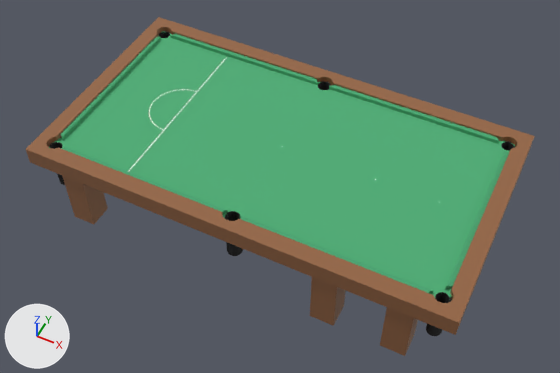
The OBJ model UnityProject/Assets/Resources/Models/table.obj as it was, and as the next commit left it.
Rendered twice from a camera (50 mm lens) standing at (2.16, -4.36, 4.91) and looking at (0.03, -0.1, -0.42). Arrows for +X, +Y and +Z are at lower left; the lights stay in place. The first picture is the older version. Where no turn or scale is listed for an object, it has been applied to the vertices.

Objects in the first picture: 'Cloth_Bed', 'Cushion_BotA', 'Cushion_BotB', 'Cushion_Left', 'Cushion_Right', 'Cushion_TopA', 'Cushion_TopB', 'Frame', 'Leg_0', 'Leg_2', 'Leg_4' and 8 more.
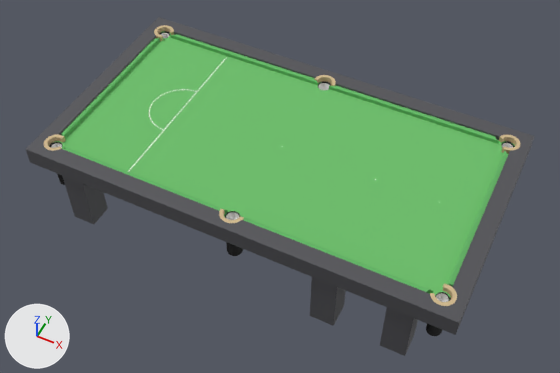
What differs and where, as boxes [x1, y1, x2, y2] in the pictures (560 x 373 px):
'Cloth_Bed', recoloured
    both: [54, 31, 515, 298]
'Frame', recoloured
    both: [26, 17, 534, 335]
'Leg_0', recoloured (brown to dark grey)
    both: [62, 176, 108, 224]
'Leg_2', recoloured (brown to dark grey)
    both: [310, 277, 346, 326]
'Leg_4', recoloured (brown to dark grey)
    both: [380, 307, 418, 356]
'Cushion_TopA', recoloured
    both: [329, 85, 499, 144]
'Cushion_TopB', recoloured
    both: [170, 34, 318, 85]
'Cushion_Right', recoloured
    both: [447, 151, 509, 287]
'Cushion_Left', recoloured
    both: [61, 38, 160, 138]
'Cushion_BotA', recoloured
    both: [240, 215, 433, 293]
'Cushion_BotB', recoloured
    both: [63, 146, 228, 213]
'JawPlate_Corner_1', added
    after: [430, 284, 457, 306]
'JawPlate_Corner_0', added
    after: [498, 134, 520, 154]
'JawPlate_Corner_3', added
    after: [44, 135, 66, 151]
'JawPlate_Corner_2', added
    after: [154, 25, 174, 41]
'JawPlate_Center_0', added
    after: [314, 75, 336, 86]
'JawPlate_Center_1', added
    after: [219, 209, 244, 223]
'Net_1', added
    after: [436, 293, 449, 302]
'Net_5', added
    after: [226, 212, 239, 220]
'Net_4', added
    after: [319, 83, 330, 90]
'Net_3', added (mostly hidden)
    after: [51, 143, 62, 148]
'Net_0', added (mostly hidden)
    after: [502, 143, 513, 148]
'Net_2', added
    after: [160, 33, 169, 38]

The change, as a diff of the scene's bpy script:
```diff
--- a/UnityProject/Assets/Resources/Models/table.obj.py
+++ b/UnityProject/Assets/Resources/Models/table.obj.py
@@ mat_cloth @@
 mat_cloth = principled_material('Cloth')
-mat_cloth.base_color = (0.075, 0.42, 0.18)  # green #4dad76
+mat_cloth.base_color = (0.15, 0.52, 0.145)  # green #6cbf6a
 mat_cloth.roughness = 0.95
@@ mat_cushion @@
 mat_cushion = principled_material('Cushion')
-mat_cushion.base_color = (0.065, 0.38, 0.165)  # green #48a671
+mat_cushion.base_color = (0.13, 0.48, 0.135)  # green #65b867
 mat_cushion.roughness = 0.9
@@ mat_wood @@
 mat_wood = principled_material('Wood')
-mat_wood.base_color = (0.3, 0.13, 0.055)  # brown #956542
+mat_wood.base_color = (0.085, 0.085, 0.095)  # dark grey #525257
 mat_wood.roughness = 0.35
@@ ob_net_5 @@
+ob_net_5 = bpy.data.objects.new('Net_5', me_net_5)  # 121 vertices, 120 faces; spans x -0.055..0.055, y -0.962..-0.852, z -0.108..-0.006; in mat_net (white #f7f7f5)
+ob_net_5.location = (0.0, 0.0, 0.0)
@@ ob_net_4 @@
+ob_net_4 = bpy.data.objects.new('Net_4', me_net_4)  # 121 vertices, 120 faces; spans x -0.055..0.055, y 0.852..0.962, z -0.108..-0.006; in mat_net (white #f7f7f5)
+ob_net_4.location = (0.0, 0.0, 0.0)
@@ ob_net_3 @@
+ob_net_3 = bpy.data.objects.new('Net_3', me_net_3)  # 121 vertices, 120 faces; spans x -1.8405..-1.7445, y -0.945..-0.849, z -0.108..-0.006; in mat_net (white #f7f7f5)
+ob_net_3.location = (0.0, 0.0, 0.0)
@@ ob_net_2 @@
+ob_net_2 = bpy.data.objects.new('Net_2', me_net_2)  # 121 vertices, 120 faces; spans x -1.8405..-1.7445, y 0.849..0.945, z -0.108..-0.006; in mat_net (white #f7f7f5)
+ob_net_2.location = (0.0, 0.0, 0.0)
@@ ob_net_1 @@
+ob_net_1 = bpy.data.objects.new('Net_1', me_net_1)  # 121 vertices, 120 faces; spans x 1.7445..1.8405, y -0.945..-0.849, z -0.108..-0.006; in mat_net (white #f7f7f5)
+ob_net_1.location = (0.0, 0.0, 0.0)
@@ ob_net_0 @@
+ob_net_0 = bpy.data.objects.new('Net_0', me_net_0)  # 121 vertices, 120 faces; spans x 1.7445..1.8405, y 0.849..0.945, z -0.108..-0.006; in mat_net (white #f7f7f5)
+ob_net_0.location = (0.0, 0.0, 0.0)
@@ ob_jawplate_corner_3 @@
+ob_jawplate_corner_3 = bpy.data.objects.new('JawPlate_Corner_3', me_jawplate_corner_3)  # 228 vertices, 171 faces; spans x -1.892..-1.698, y -0.997..-0.797, z -0.055..0.049; in mat_leather (beige #ceb68b)
+ob_jawplate_corner_3.location = (0.0, 0.0, 0.0)
@@ ob_jawplate_corner_2 @@
+ob_jawplate_corner_2 = bpy.data.objects.new('JawPlate_Corner_2', me_jawplate_corner_2)  # 228 vertices, 171 faces; spans x -1.892..-1.698, y 0.797..0.997, z -0.055..0.049; in mat_leather (beige #ceb68b)
+ob_jawplate_corner_2.location = (0.0, 0.0, 0.0)
@@ ob_jawplate_corner_1 @@
+ob_jawplate_corner_1 = bpy.data.objects.new('JawPlate_Corner_1', me_jawplate_corner_1)  # 228 vertices, 171 faces; spans x 1.698..1.892, y -0.997..-0.797, z -0.055..0.049; in mat_leather (beige #ceb68b)
+ob_jawplate_corner_1.location = (0.0, 0.0, 0.0)
@@ ob_jawplate_corner_0 @@
+ob_jawplate_corner_0 = bpy.data.objects.new('JawPlate_Corner_0', me_jawplate_corner_0)  # 228 vertices, 171 faces; spans x 1.698..1.892, y 0.797..0.997, z -0.055..0.049; in mat_leather (beige #ceb68b)
+ob_jawplate_corner_0.location = (0.0, 0.0, 0.0)
@@ ob_jawplate_center_1 @@
+ob_jawplate_center_1 = bpy.data.objects.new('JawPlate_Center_1', me_jawplate_center_1)  # 196 vertices, 147 faces; spans x -0.107..0.107, y -1.014..-0.907, z -0.055..0.049; in mat_leather (beige #ceb68b)
+ob_jawplate_center_1.location = (0.0, 0.0, 0.0)
@@ ob_jawplate_center_0 @@
+ob_jawplate_center_0 = bpy.data.objects.new('JawPlate_Center_0', me_jawplate_center_0)  # 196 vertices, 147 faces; spans x -0.107..0.107, y 0.907..1.014, z -0.055..0.049; in mat_leather (beige #ceb68b)
+ob_jawplate_center_0.location = (0.0, 0.0, 0.0)
```
